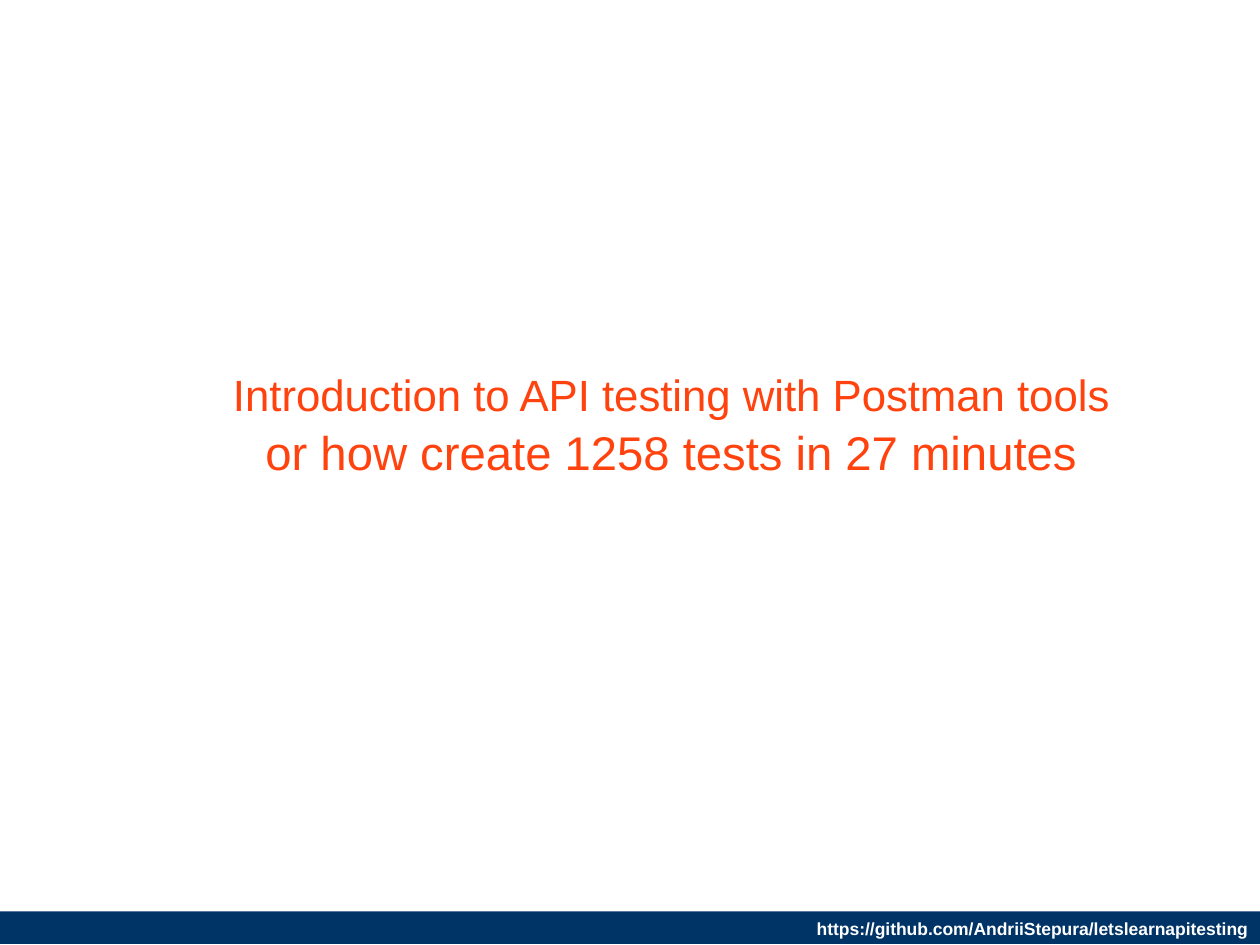
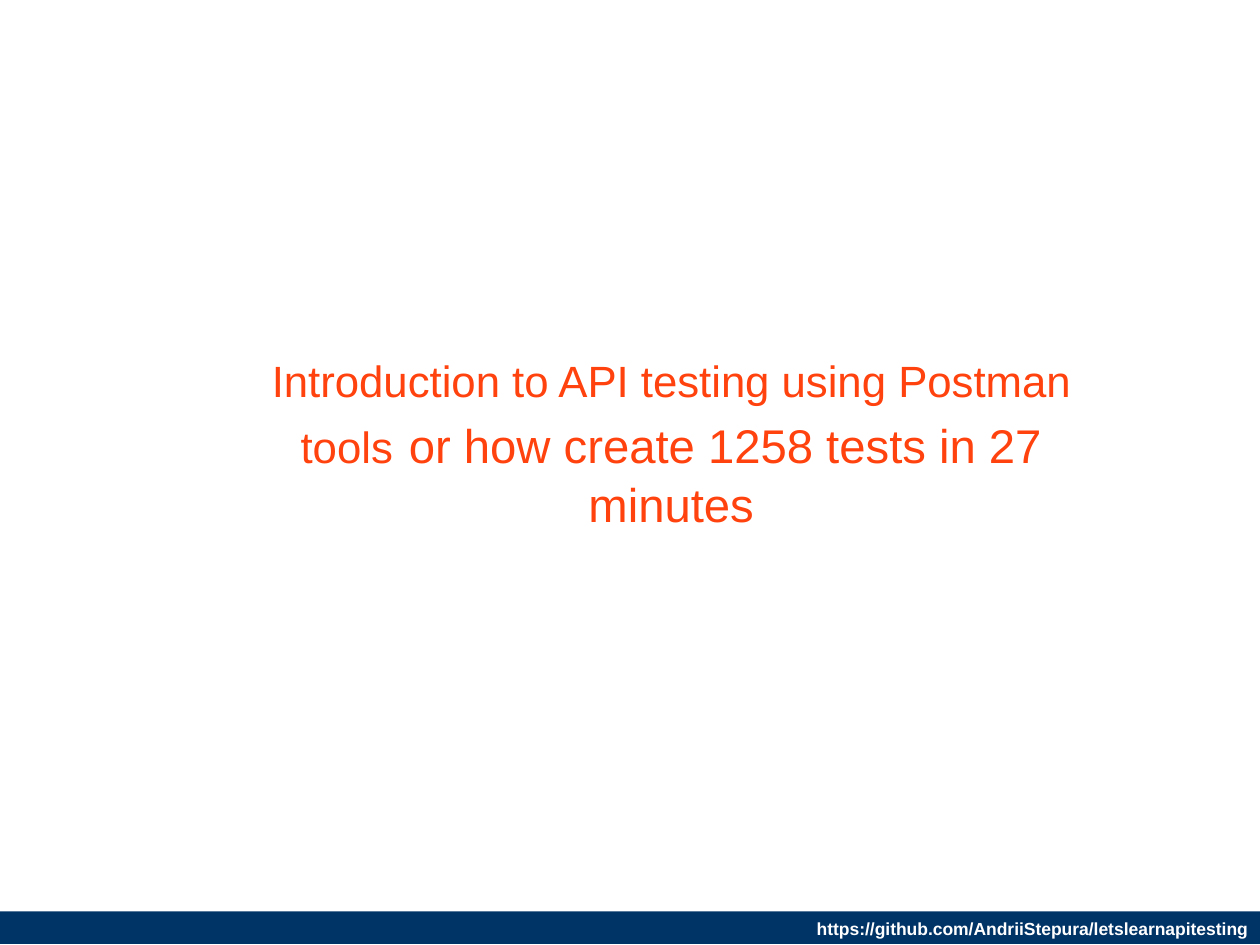
Before and after one commit to AndriiStepura/letslearnapitesting, a slide deck: slide 1 of StartTestingApiWithPostman.odp. Drawn at 1260x945 pixels with LibreOffice and Linux fonts; fonts in the diff are those of the drawing; background and template pictures are left out. Boxes give left, top, right and bottom in pixels: in the first picture for what was removed or moved away, otherwise in the second. Text is boxed around its words. In the diff, an @@ line names an element or a change of style, - is before the commit and + after.

Commit message:
James Wafer – Translation and grammar review https://www.linkedin.com/in/james-wafer-44712165/

```diff
--- a/StartTestingApiWithPostman.odp
+++ b/StartTestingApiWithPostman.odp
@@ title at <box>272,365,1070,523</box>: text changed @@
-Introduction to API testing with Postman tools or how create 1258 tests in 27 minutes
+Introduction to API testing using Postman tools or how create 1258 tests in 27 minutes
```
Also in this commit, not shown: 22 other slides changed.
